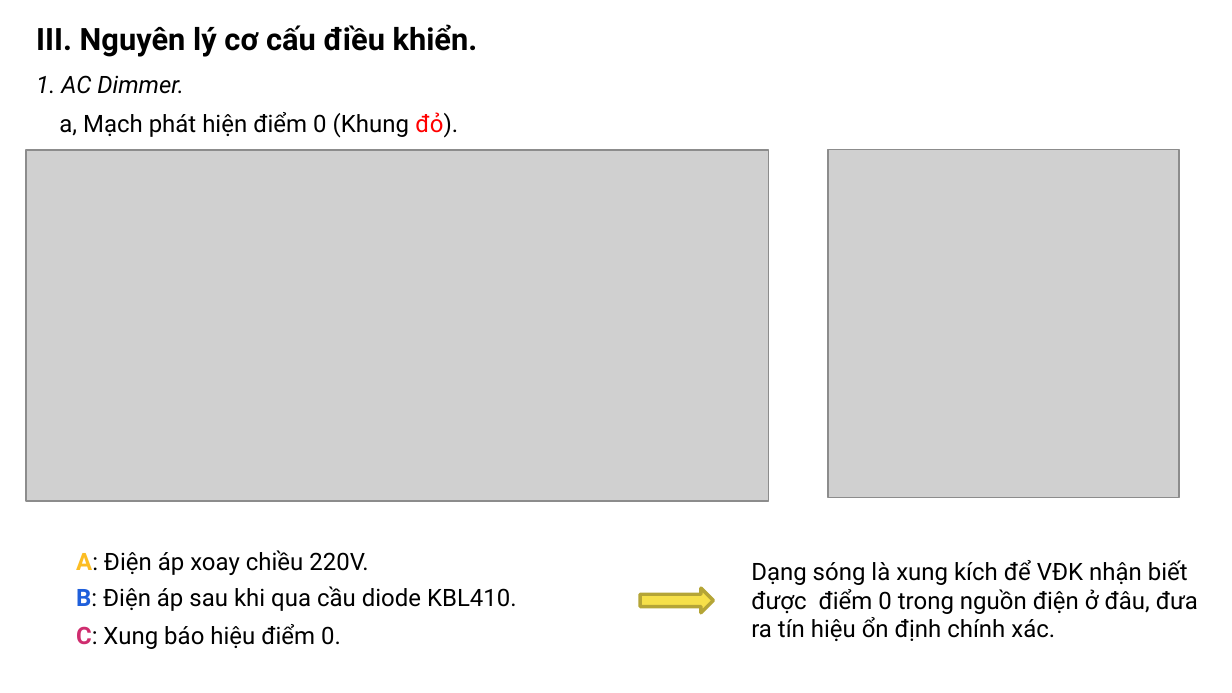
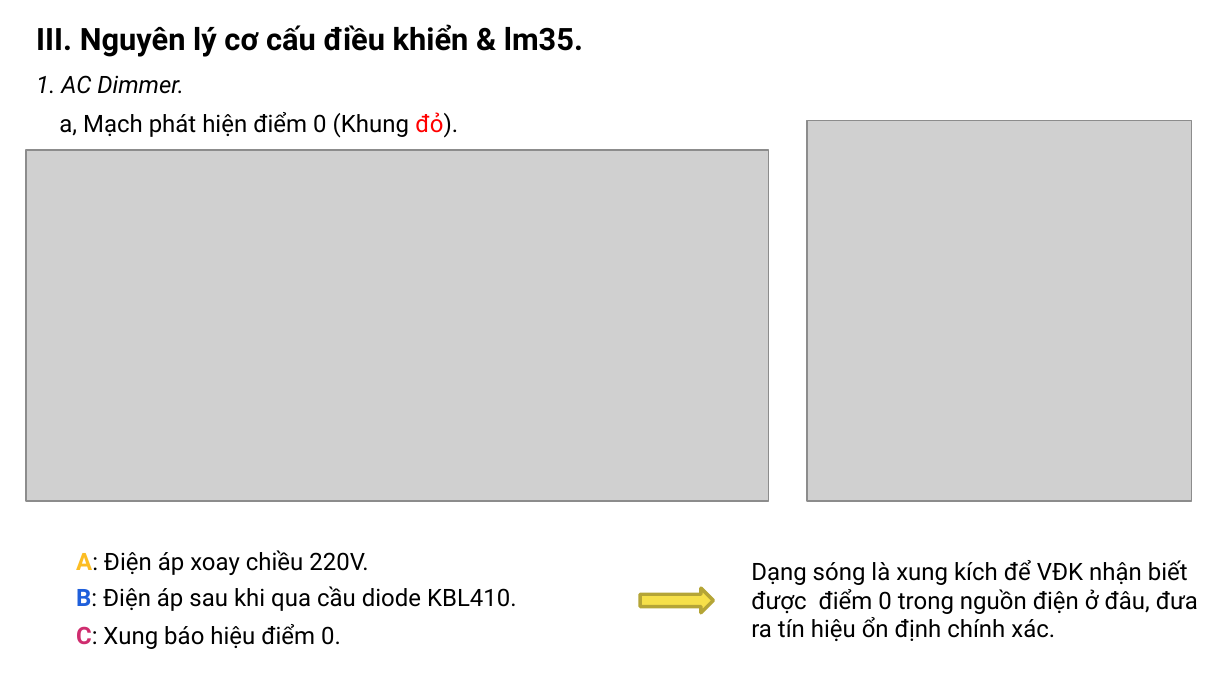
Before and after one commit to khanhnm08/HK_Egg_Incubator, a slide deck: slide 6 of Slide bao cao.pptx. Drawn at 1232x693 pixels with LibreOffice and Linux fonts; fonts in the diff are those of the drawing; grey boxes stand for pictures. Boxes give left, top, right and bottom in pixels: in the first picture for what was removed or moved away, otherwise in the second. Text is boxed around its words. In the diff, an @@ line names an element or a change of style, - is before the commit and + after.

```diff
--- a/Slide bao cao.pptx
+++ b/Slide bao cao.pptx
@@ text at [36, 24, 583, 57]: text changed @@
-III. Nguyên lý cơ cấu điều khiển.
+III. Nguyên lý cơ cấu điều khiển & lm35.
@@ picture: place and size @@
-picture at [828, 150, 1179, 498]
+picture at [807, 121, 1191, 501]
```
Also in this commit, not shown: 5 other slides changed, 1 slide added, 11 other files.
